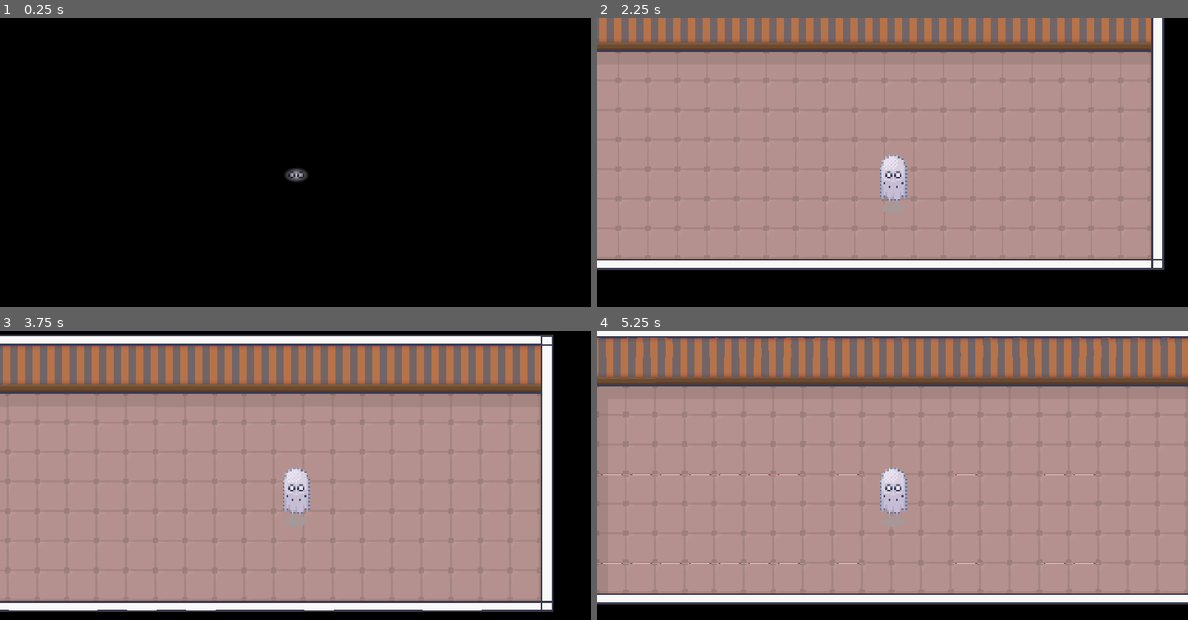
Above: before the commit, frames 1-4 (two rows, left to right).
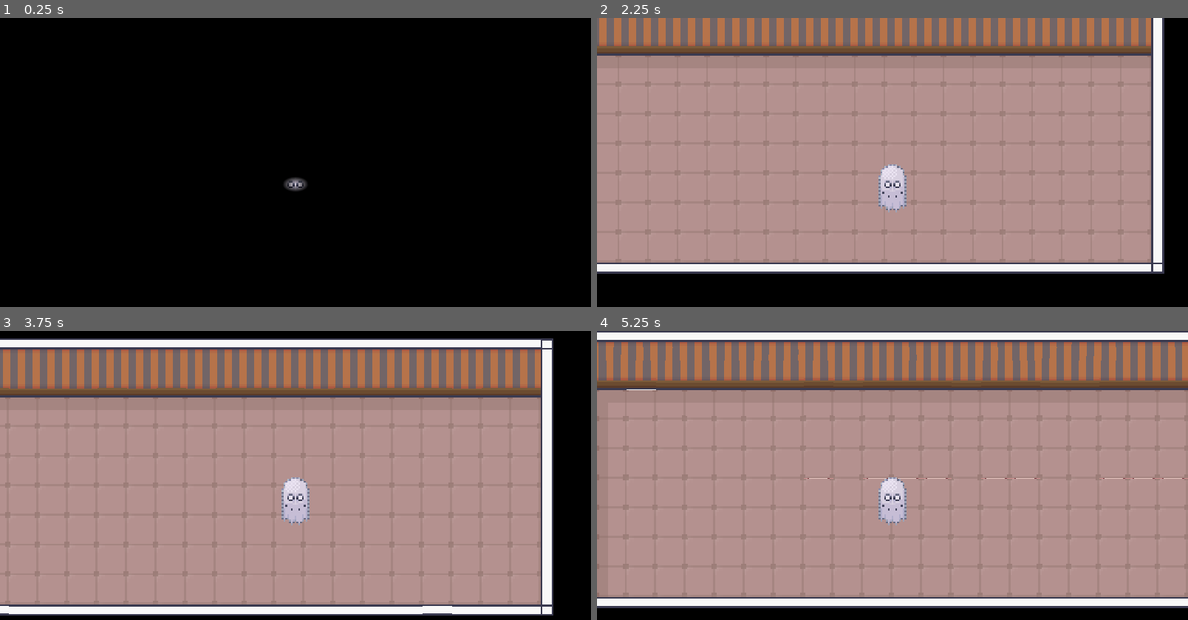
Above: after the commit, the same moments.

Repository: aranasaurus/bad-luck-blanche
Game: Godot game, scene res://World.tscn
The game is run twice, just before and just after one commit, with the same random seed, the same clock (stepped at 60 frames per second) and the same inputs.
Inputs:
- Up to frame 1 (0.25 s): no input
- Up to frame 2 (2.25 s): tap Enter at 0.5 s; hold Right (ui_right) 0.53-1.28 s; hold L (Lights) 0.53-1.28 s; hold Down (ui_down) 1.28-2.03 s; tap L (Lights) at 1.35 s; tap Space at 2 s; hold Right (ui_right) from 2.03 s (still down); hold L (Lights) from 2.03 s (still down)
- Up to frame 3 (3.75 s): release Right (ui_right) at 2.78 s; release L (Lights) at 2.78 s; hold Up (ui_up) 2.78-3.53 s; tap L (Lights) at 2.85 s; tap Enter at 3.5 s; hold Left (ui_left) from 3.53 s (still down); hold L (Lights) from 3.53 s (still down)
- Up to frame 4 (5.25 s): release L (Lights) at 4.28 s; tap L (Lights) at 4.35 s; tap Space at 5 s; release Left (ui_left) at 5.03 s; hold Down (ui_down) from 5.03 s (still down); hold L (Lights) from 5.03 s (still down)

The runs differ from the first frame. In frame 1, 0.3% of the frame differs, in the area x 48-53%, y 51-60%; in frame 2, 7.9%; in frame 3, 12%; in frame 4, 12%, in the area x 0-100%, y 0-96%.

Commit message:
Get rid of Blanche's shadow and fix up collisions

Diff:
--- a/Blanche.tscn
+++ b/Blanche.tscn
@@ -1,18 +1,14 @@
 [gd_scene load_steps=4 format=2]
 
-[ext_resource path="res://sprites/Ghost_1_idle_32x32.png" type="Texture" id=1]
+[ext_resource path="res://sprites/Ghost_1_idle_32x32-sheet.png" type="Texture" id=1]
 [ext_resource path="res://Blanche.gd" type="Script" id=2]
 
-[sub_resource type="CapsuleShape2D" id=1]
-radius = 16.0
-height = 32.0
+[sub_resource type="RectangleShape2D" id=1]
+extents = Vector2( 15, 7 )
 
 [node name="Blanche" type="KinematicBody2D"]
 collision_layer = 2
 script = ExtResource( 2 )
-
-[node name="CollisionShape2D" type="CollisionShape2D" parent="."]
-shape = SubResource( 1 )
 
 [node name="Sprite" type="Sprite" parent="."]
 texture = ExtResource( 1 )
@@ -20,3 +16,7 @@
 frame = 3
 
 [node name="AnimationPlayer" type="AnimationPlayer" parent="."]
+
+[node name="CollisionShape2D" type="CollisionShape2D" parent="."]
+position = Vector2( 1, 19 )
+shape = SubResource( 1 )
--- a/World.tscn
+++ b/World.tscn
@@ -8,47 +8,26 @@
 [sub_resource type="ConvexPolygonShape2D" id=1]
 points = PoolVector2Array( 0, -32, 32, -32, 32, -32, 0, -32 )
 
-[sub_resource type="ConvexPolygonShape2D" id=2]
-points = PoolVector2Array( 32, 32, 0, 32, 0, 0, 32, 0 )
-
-[sub_resource type="ConvexPolygonShape2D" id=3]
-points = PoolVector2Array( 32, 32, 0, 32, 0, 0, 32, 0 )
-
-[sub_resource type="ConvexPolygonShape2D" id=4]
-points = PoolVector2Array( 32, 32, 0, 32, 0, 0, 32, 0 )
-
-[sub_resource type="ConvexPolygonShape2D" id=5]
-points = PoolVector2Array( 32, 32, 0, 32, 0, 0, 32, 0 )
-
-[sub_resource type="ConvexPolygonShape2D" id=6]
-points = PoolVector2Array( 32, 32, 0, 32, 0, 0, 32, 0 )
-
-[sub_resource type="ConvexPolygonShape2D" id=7]
-points = PoolVector2Array( 32, 32, 0, 32, 0, 0, 32, 0 )
-
-[sub_resource type="ConvexPolygonShape2D" id=8]
-points = PoolVector2Array( 32, 32, 0, 32, 0, 0, 32, 0 )
-
-[sub_resource type="ConvexPolygonShape2D" id=9]
-points = PoolVector2Array( 32, 32, 0, 32, 0, 0, 32, 0 )
-
-[sub_resource type="ConvexPolygonShape2D" id=10]
-points = PoolVector2Array( 32, 32, 0, 32, 0, 0, 32, 0 )
-
-[sub_resource type="ConvexPolygonShape2D" id=11]
-points = PoolVector2Array( 32, 32, 0, 32, 0, 0, 32, 0 )
-
-[sub_resource type="ConvexPolygonShape2D" id=12]
-points = PoolVector2Array( 32, 32, 0, 32, 0, 0, 32, 0 )
-
-[sub_resource type="ConvexPolygonShape2D" id=13]
-points = PoolVector2Array( 32, 32, 0, 32, 0, 0, 32, 0 )
-
-[sub_resource type="ConvexPolygonShape2D" id=14]
-points = PoolVector2Array( 32, 32, 0, 32, 0, 0, 32, 0 )
-
-[sub_resource type="ConvexPolygonShape2D" id=15]
-points = PoolVector2Array( 32, 32, 0, 32, 0, 0, 32, 0 )
+[sub_resource type="ConvexPolygonShape2D" id=35]
+points = PoolVector2Array( 0, 0, 32, 0, 32, 32, 0, 32 )
+
+[sub_resource type="ConvexPolygonShape2D" id=36]
+points = PoolVector2Array( 0, 0, 32, 0, 32, 32, 0, 32 )
+
+[sub_resource type="ConvexPolygonShape2D" id=37]
+points = PoolVector2Array( 0, 0, 32, 0, 32, 32, 0, 32 )
+
+[sub_resource type="ConvexPolygonShape2D" id=38]
+points = PoolVector2Array( 0, 0, 32, 0, 32, 32, 0, 32 )
+
+[sub_resource type="ConvexPolygonShape2D" id=39]
+points = PoolVector2Array( 0, 0, 32, 0, 32, 32, 0, 32 )
+
+[sub_resource type="ConvexPolygonShape2D" id=40]
+points = PoolVector2Array( 0, 0, 32, 0, 32, 32, 0, 32 )
+
+[sub_resource type="ConvexPolygonShape2D" id=41]
+points = PoolVector2Array( 0, 0, 32, 0, 32, 32, 0, 32 )
 
 [sub_resource type="ConvexPolygonShape2D" id=16]
 points = PoolVector2Array( 32, 32, 0, 32, 0, 0, 32, 0 )
@@ -703,88 +682,46 @@
 "shape": SubResource( 1 ),
 "shape_transform": Transform2D( 1, 0, 0, 1, 0, 0 )
 }, {
-"autotile_coord": Vector2( 0, 0 ),
-"one_way": false,
-"one_way_margin": 1.0,
-"shape": SubResource( 2 ),
-"shape_transform": Transform2D( 1, 0, 0, 1, 0, 0 )
-}, {
 "autotile_coord": Vector2( 0, 1 ),
 "one_way": false,
 "one_way_margin": 1.0,
-"shape": SubResource( 3 ),
-"shape_transform": Transform2D( 1, 0, 0, 1, 0, 0 )
-}, {
-"autotile_coord": Vector2( 1, 0 ),
-"one_way": false,
-"one_way_margin": 1.0,
-"shape": SubResource( 4 ),
+"shape": SubResource( 35 ),
 "shape_transform": Transform2D( 1, 0, 0, 1, 0, 0 )
 }, {
 "autotile_coord": Vector2( 1, 1 ),
 "one_way": false,
 "one_way_margin": 1.0,
-"shape": SubResource( 5 ),
-"shape_transform": Transform2D( 1, 0, 0, 1, 0, 0 )
-}, {
-"autotile_coord": Vector2( 2, 0 ),
-"one_way": false,
-"one_way_margin": 1.0,
-"shape": SubResource( 6 ),
+"shape": SubResource( 36 ),
 "shape_transform": Transform2D( 1, 0, 0, 1, 0, 0 )
 }, {
 "autotile_coord": Vector2( 2, 1 ),
 "one_way": false,
 "one_way_margin": 1.0,
-"shape": SubResource( 7 ),
-"shape_transform": Transform2D( 1, 0, 0, 1, 0, 0 )
-}, {
-"autotile_coord": Vector2( 3, 0 ),
-"one_way": false,
-"one_way_margin": 1.0,
-"shape": SubResource( 8 ),
+"shape": SubResource( 37 ),
 "shape_transform": Transform2D( 1, 0, 0, 1, 0, 0 )
 }, {
 "autotile_coord": Vector2( 3, 1 ),
 "one_way": false,
 "one_way_margin": 1.0,
-"shape": SubResource( 9 ),
-"shape_transform": Transform2D( 1, 0, 0, 1, 0, 0 )
-}, {
-"autotile_coord": Vector2( 7, 0 ),
-"one_way": false,
-"one_way_margin": 1.0,
-"shape": SubResource( 10 ),
-"shape_transform": Transform2D( 1, 0, 0, 1, 0, 0 )
-}, {
-"autotile_coord": Vector2( 8, 0 ),
-"one_way": false,
-"one_way_margin": 1.0,
-"shape": SubResource( 11 ),
-"shape_transform": Transform2D( 1, 0, 0, 1, 0, 0 )
-}, {
-"autotile_coord": Vector2( 9, 0 ),
-"one_way": false,
-"one_way_margin": 1.0,
-"shape": SubResource( 12 ),
+"shape": SubResource( 38 ),
 "shape_transform": Transform2D( 1, 0, 0, 1, 0, 0 )
 }, {
 "autotile_coord": Vector2( 7, 1 ),
 "one_way": false,
 "one_way_margin": 1.0,
-"shape": SubResource( 13 ),
+"shape": SubResource( 39 ),
 "shape_transform": Transform2D( 1, 0, 0, 1, 0, 0 )
 }, {
 "autotile_coord": Vector2( 8, 1 ),
 "one_way": false,
 "one_way_margin": 1.0,
-"shape": SubResource( 14 ),
+"shape": SubResource( 40 ),
 "shape_transform": Transform2D( 1, 0, 0, 1, 0, 0 )
 }, {
 "autotile_coord": Vector2( 9, 1 ),
 "one_way": false,
 "one_way_margin": 1.0,
-"shape": SubResource( 15 ),
+"shape": SubResource( 41 ),
 "shape_transform": Transform2D( 1, 0, 0, 1, 0, 0 )
 } ]
 22/z_index = 0
@@ -825,14 +762,15 @@
 color = Color( 0, 0, 0, 1 )
 
 [node name="Blanche" parent="." instance=ExtResource( 2 )]
-position = Vector2( 320, 176 )
+position = Vector2( 319, 176 )
 speed = 42
 
 [node name="Camera2D" type="Camera2D" parent="Blanche"]
+position = Vector2( 1, -4 )
 current = true
 
 [node name="Light2D" type="Light2D" parent="Blanche"]
 visible = false
-position = Vector2( 1, -10 )
+position = Vector2( 1, -4 )
 scale = Vector2( 0.0703125, 0.0410156 )
 texture = ExtResource( 3 )
Not shown: 1 places in World.tscn that only renumber resources
Binary file added: sprites/Ghost_1_idle_32x32-sheet.png
Not shown, changed: sprites/Ghost_1_idle_32x32-sheet.png.import
Binary file removed: sprites/Ghost_1_idle_32x32.png
